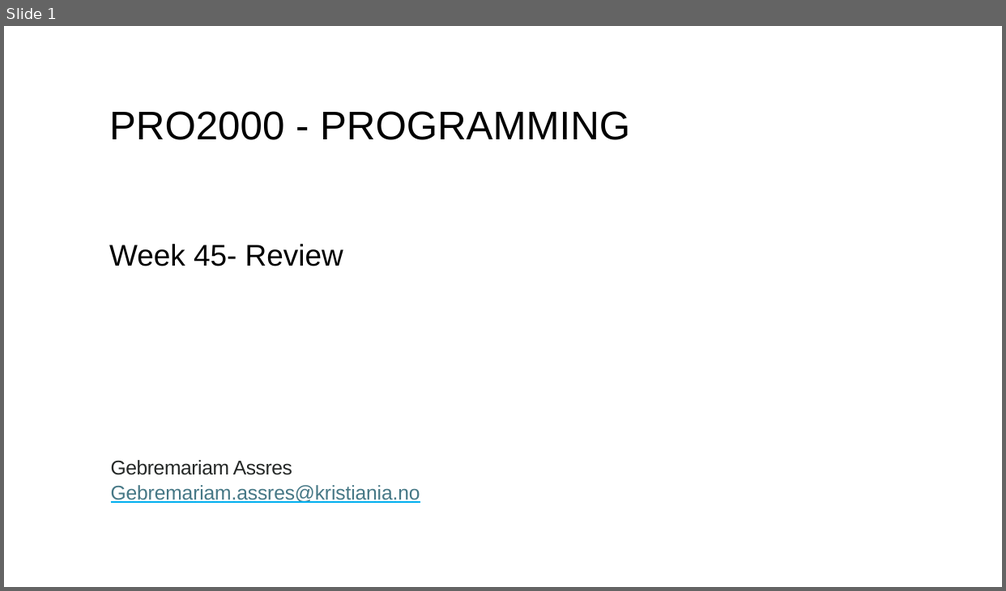
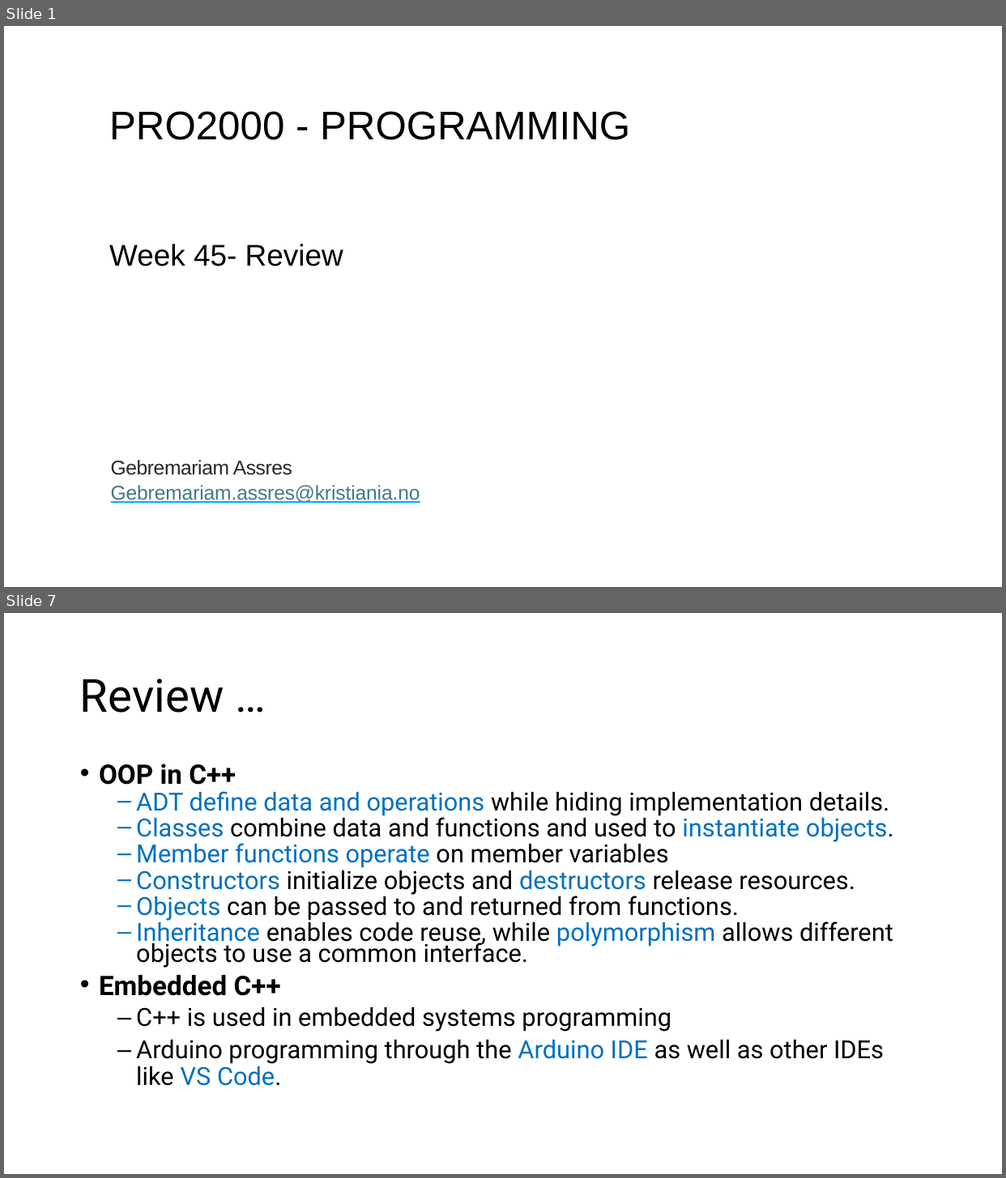
Before and after one commit to mesfinassres/Courses, a slide deck: PRO2000_Programming/Week 45-Review.pptx. Shown one above the other, each under a label of ours: slide 1 before the commit, slides 1 and 7 after it; the slides between them are not shown. The pictures are 1006x591 and 1006x1178 pixels, drawn with LibreOffice and Linux fonts; fonts in the diff are those of the drawing. Boxes give left, top, right and bottom in pixels: in the first picture for what was removed or moved away, otherwise in the second. Text is boxed around its words. In the diff, an @@ line names an element or a change of style, - is before the commit and + after.

```diff
--- a/PRO2000_Programming/Week 45-Review.pptx
+++ b/PRO2000_Programming/Week 45-Review.pptx
@@ slide 7 added at (4,613,1002,1174), background #FFFFFF @@
@@ title added at (80,679,224,713), 44 pt, text #000000 @@
+Review …
@@ text added at (99,764,894,1086), 24.1 pt, text #000000 @@
+• OOP in C++
+  – ADT define data and operations while hiding implementation details.
+  – Classes combine data and functions and used to instantiate objects.
+  – Member functions operate on member variables
+  – Constructors initialize objects and destructors release resources.
+  – Objects can be passed to and returned from functions.
+  – Inheritance enables code reuse, while polymorphism allows different objects to use a common interface.
+• Embedded C++
+  – C++ is used in embedded systems programming
+  – Arduino programming through the Arduino IDE as well as other IDEs like VS Code.
```
Also in this commit, not shown: 2 slides changed, 7 other slides added, 1 slide removed.
